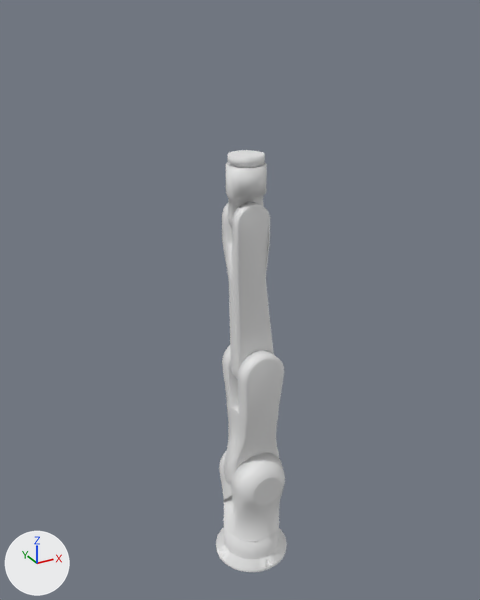
Renders of the Blender file models/kuka/kuka.blend from each side of a commit.
The view is the same before and after, from a camera (50 mm lens) standing at (-7.24, -12.51, 13.87) and looking at (-0.18, 0.32, 7.46). Arrows for +X, +Y and +Z are at lower left; the lights stay in place.

Objects in the first picture: 'kukaBase', 'link1', 'link2', 'link3', 'link4', 'link5'.
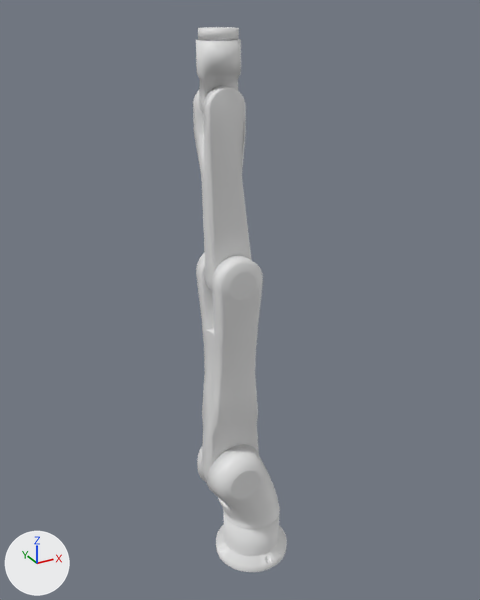
Edits to the bpy script that builds the scene:
```text
Add me_circle_1:
    me_circle_1.from_pydata(...)  # 102 vertices, 80 faces; spans x -0.44..0.44, y -0.44..0.44, z -0.39..1.19
Add me_circle_002_1:
    me_circle_002_1.from_pydata(...)  # 315 vertices, 289 faces; spans x -0.72..0.73, y -0.65..0.65, z -0.64..5.9
Add me_circle_001_1:
    me_circle_001_1.from_pydata(...)  # 319 vertices, 294 faces; spans x -1.45..0.78, y -0.82..0.82, z -0.06..2.4
Remove ob_link1:
    ob_link1 = bpy.data.objects.new('link1', me_circle_001)
    ob_link1.parent = ob_kukabase
    ob_link1.location = (-0.00404, 0.0, 0.88)
Remove ob_link2:
    ob_link2 = bpy.data.objects.new('link2', me_circle_002)
    ob_link2.parent = ob_link1
    ob_link2.matrix_parent_inverse = Matrix(((1.0, 0.0, 0.0, 0.00404), (0.0, 1.0, 0.0, 0.0), (0.0, 0.0, 1.0, -0.88), (0.0, 0.0, 0.0, 1.0)))
    ob_link2.location = (0.0, 0.0, 2.436)
Change ob_link3:
    ob_link3.parent: ob_link2 -> ob_kukalink2
    ob_link3.matrix_parent_inverse: Matrix(((1.0, 0.0, 0.0, 0.0), (0.0, 1.0, 0.0, 0.0), (0.0, 0.0, 1.0, -2.436), (0.0, 0.0, 0.0, 1.0))) -> Matrix(((1.0, 0.0, 0.0, 0.00404), (0.0, 1.0, 0.0, 0.0), (0.0, 0.0, 1.0, -2.133), (0.0, 0.0, 0.0, 1.0)))
    ob_link3.location: (-0.00985, -0.0119, 5.79) -> (0.0, -0.0119, 7.446)
Remove ob_link4:
    ob_link4 = bpy.data.objects.new('link4', me_circle)
    ob_link4.parent = ob_link3
    ob_link4.matrix_parent_inverse = Matrix(((1.0, 0.0, 0.0, -0.0919), (0.0, 1.0, 0.0, 0.0119), (0.0, 0.0, 1.0, -6.997), (0.0, 0.0, 0.0, 1.0)))
    ob_link4.location = (-0.11, 0.0, 10.67)
Change ob_link5:
    ob_link5.parent: ob_link4 -> ob_kukalink4
    ob_link5.matrix_parent_inverse: Matrix(((1.0, 0.0, 0.0, 0.11), (0.0, 1.0, 0.0, 0.00207), (0.0, 0.0, 1.0, -10.77), (0.0, 0.0, 0.0, 1.0))) -> Matrix(((1.0, 0.0, 0.0, 0.212), (0.0, 1.0, 0.0, 0.0), (0.0, 0.0, 1.0, -9.16), (0.0, 0.0, 0.0, 1.0)))
    ob_link5.location: (-0.11, -0.00208, 12.32) -> (-0.212, 0.0, 10.55)
Add ob_kukalink4:
    ob_kukalink4 = bpy.data.objects.new('kukaLink4', me_circle_1)
    ob_kukalink4.parent = ob_link3
    ob_kukalink4.matrix_parent_inverse = Matrix(((1.0, 0.0, 0.0, -0.0919), (0.0, 1.0, 0.0, 0.0119), (0.0, 0.0, 1.0, -6.997), (0.0, 0.0, 0.0, 1.0)))
    ob_kukalink4.location = (-0.11, 0.0, 10.86)
Add ob_kukalink2:
    ob_kukalink2 = bpy.data.objects.new('kukaLink2', me_circle_002_1)
    ob_kukalink2.parent = ob_kukalink1
    ob_kukalink2.matrix_parent_inverse = Matrix(((1.0, 0.0, 0.0, 0.00404), (0.0, 1.0, 0.0, 0.0), (0.0, 0.0, 1.0, -0.88), (0.0, 0.0, 0.0, 1.0)))
    ob_kukalink2.location = (-0.648, 0.0, 2.47)
Add ob_kukalink1:
    ob_kukalink1 = bpy.data.objects.new('kukaLink1', me_circle_001_1)
    ob_kukalink1.parent = ob_kukabase
    ob_kukalink1.location = (-0.00404, 0.0, 1.355)
```

Location of each change, (x1, y1, x2, y2) in pixels of the pictures (480 x 600 px):
'link3', moved
    before: (222, 202, 274, 380)
    after: (193, 86, 252, 292)
'kukaLink2', added
    after: (196, 252, 263, 480)
'link2', deleted
    before: (222, 345, 284, 485)
'link1', deleted
    before: (219, 450, 285, 541)
'kukaLink1', added
    after: (197, 445, 280, 529)
'kukaLink4', added
    after: (196, 39, 241, 113)
'link4', deleted
    before: (226, 162, 267, 228)
'link5', moved
    before: (228, 150, 265, 167)
    after: (198, 27, 239, 40)
